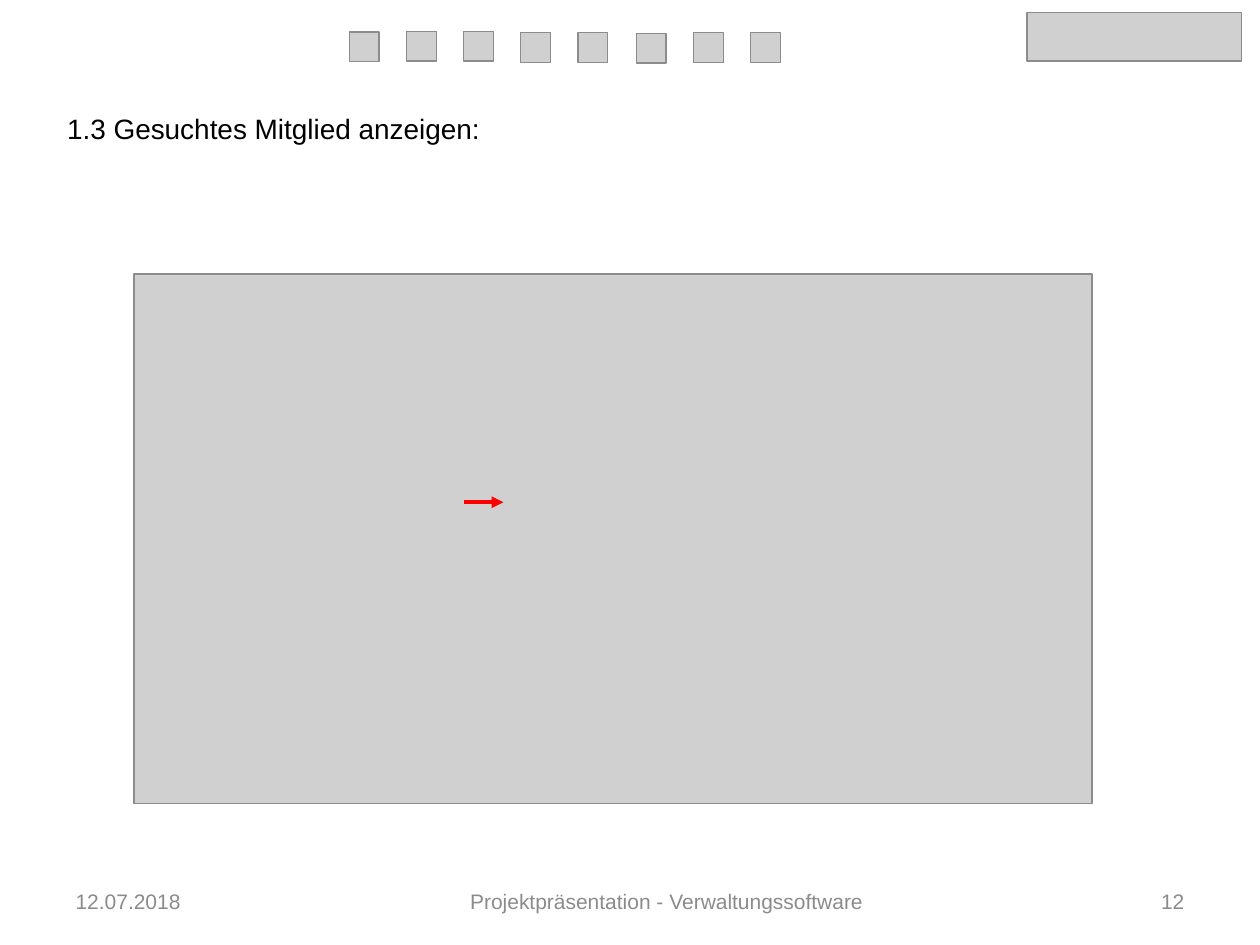
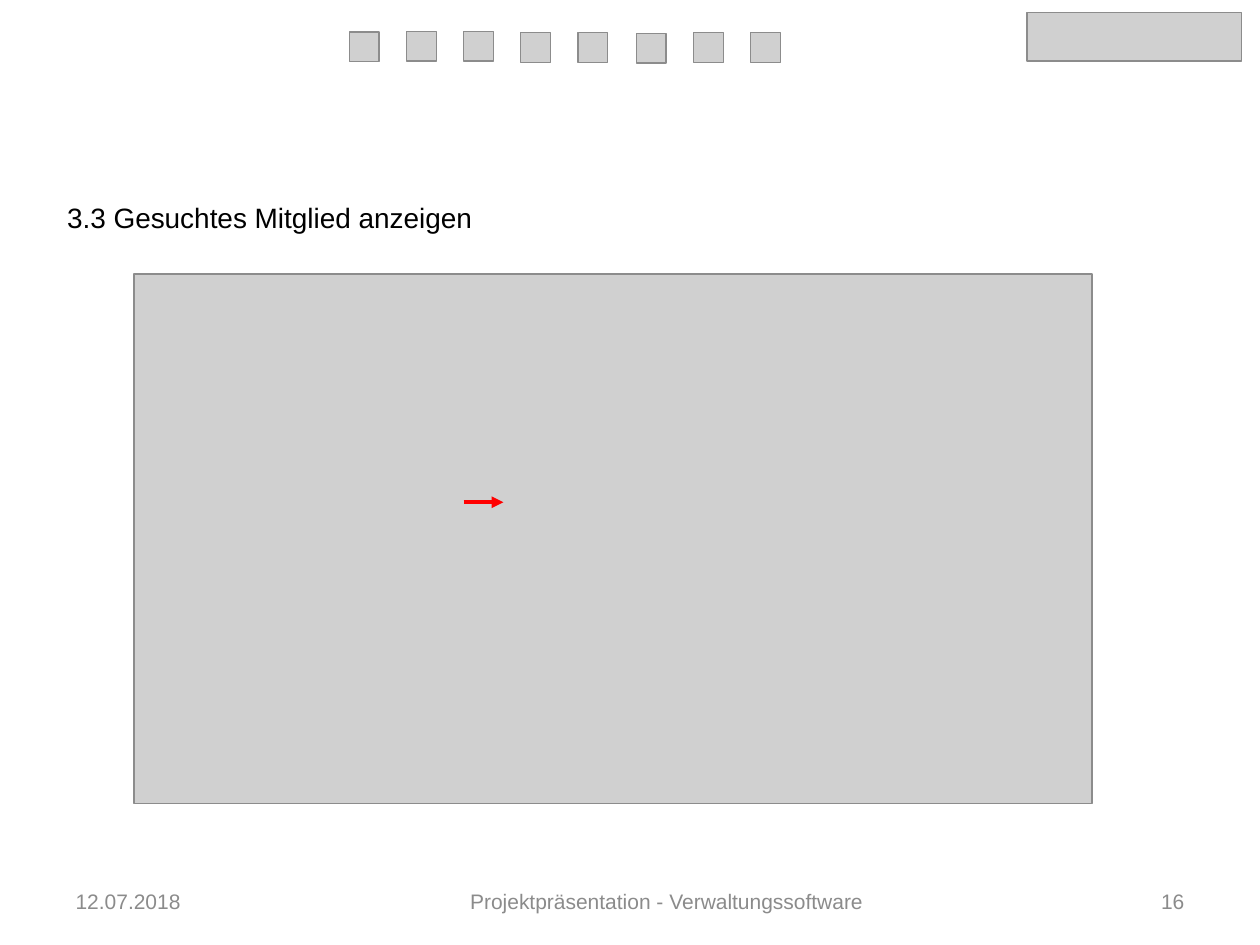
Before and after one commit to Verwaltungsprogramm/Fitnessstudio, a slide deck: slide 16 of Präsentation_FIT.pptx (slide 12 before the commit). Drawn at 1260x945 pixels with LibreOffice and Linux fonts; fonts in the diff are those of the drawing; grey boxes stand for pictures. Boxes give left, top, right and bottom in pixels: in the first picture for what was removed or moved away, otherwise in the second. Text is boxed around its words. In the diff, an @@ line names an element or a change of style, - is before the commit and + after.

```diff
--- a/Präsentation_FIT.pptx
+++ b/Präsentation_FIT.pptx
@@ text at box(67, 207, 472, 234): text changed @@
-1.3 Gesuchtes Mitglied anzeigen:
+3.3 Gesuchtes Mitglied anzeigen
@@ page number at box(1161, 894, 1184, 909): text changed @@
-12
+16
```
Also in this commit, not shown: 13 other slides changed, 11 slides added.
